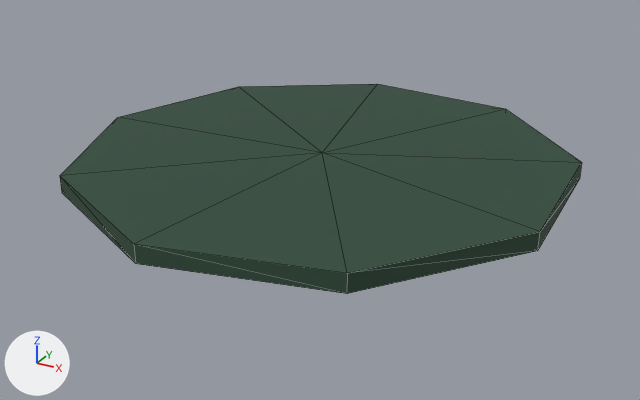
What one commit did to the glTF model assets/models/glowmere/lilypad_2.glb.
Camera for both pictures: a 50 mm lens placed at (0.346, -0.634, 0.287), pointed at (0.004, -0.012, -0.024). Every picture has the same lights, and +X, +Y and +Z are marked at lower left. The first picture is the older version. Mesh edges are drawn as thin lines. Vertices at exactly the same position are counted once.

In view in the first picture: 'lilypad_2'.
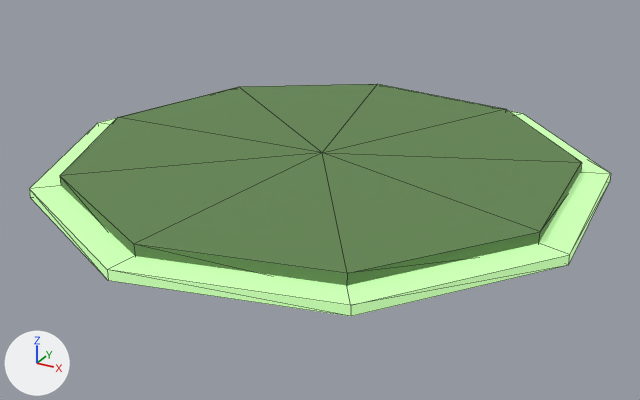
Scene script edits in JSON lines:
```json
{"op": "set", "path": "mat_lilypad.base_color", "old": "(0.0284, 0.0685, 0.0423)", "new": "(0.107, 0.195, 0.0685)", "note": "dark green #2f4a3a -> dark green #5c7a4a"}
{"op": "add", "block": "mat_lilypad", "code": "mat_lilypad.emission_strength = 0.6"}
{"op": "add", "block": "mat_lilypad", "code": "mat_lilypad.emission_color = (0.0273, 0.0685, 0.0232)  # dark green #2e4a2a"}
{"op": "add", "block": "mat_lilypad_rim_glow", "code": ["mat_lilypad_rim_glow = principled_material('lilypad_rim_glow')", "mat_lilypad_rim_glow.base_color = (0.332, 0.584, 0.254)  # green #9cc98a", "mat_lilypad_rim_glow.roughness = 0.9", "mat_lilypad_rim_glow.emission_color = (0.332, 0.584, 0.254)  # green #9cc98a", "mat_lilypad_rim_glow.emission_strength = 0.9"]}
{"block": "me_lilypad_2", "where": "# used by ob_lilypad_2; location = (0.0, 0.0, 0.0)"}
{"op": "remove", "block": "me_lilypad_2", "code": "me_lilypad_2.from_pydata(...)  # 20 vertices, 36 faces; spans x -0.22..0.21, y -0.218..0.215, z 0.0..0.015"}
{"op": "add", "block": "me_lilypad_2", "code": "me_lilypad_2.from_pydata(...)  # 40 vertices, 72 faces; spans x -0.245..0.234, y -0.243..0.239, z -0.002..0.015"}
{"block": "me_lilypad_2", "change": "me_lilypad_2 part 1: a new loose piece, a 9-sided cylinder along z spanning x -0.2447..0.2341, y -0.2431..0.2389, z -0.002..0.006, in mat_lilypad_rim_glow (green #9cc98a, glowing green #9cc98a)"}
{"op": "add", "block": "me_lilypad_2", "code": "me_lilypad_2.materials.append(mat_lilypad_rim_glow)  # green #9cc98a, glowing green #9cc98a"}
```

Where the change shows, as pixel boxes [x1, y1, x2, y2] in the pictures (640 x 400 px):
```json
{"object": "lilypad_2", "change": "recoloured, surface changed, reshaped", "before": [60, 84, 582, 294], "after": [29, 84, 611, 316], "on screen": "dark green to green, 11% wider, 10% taller"}
{"part": 1, "of": "me_lilypad_2", "change": "added", "after": [29, 110, 611, 316], "on screen": "green"}
```
